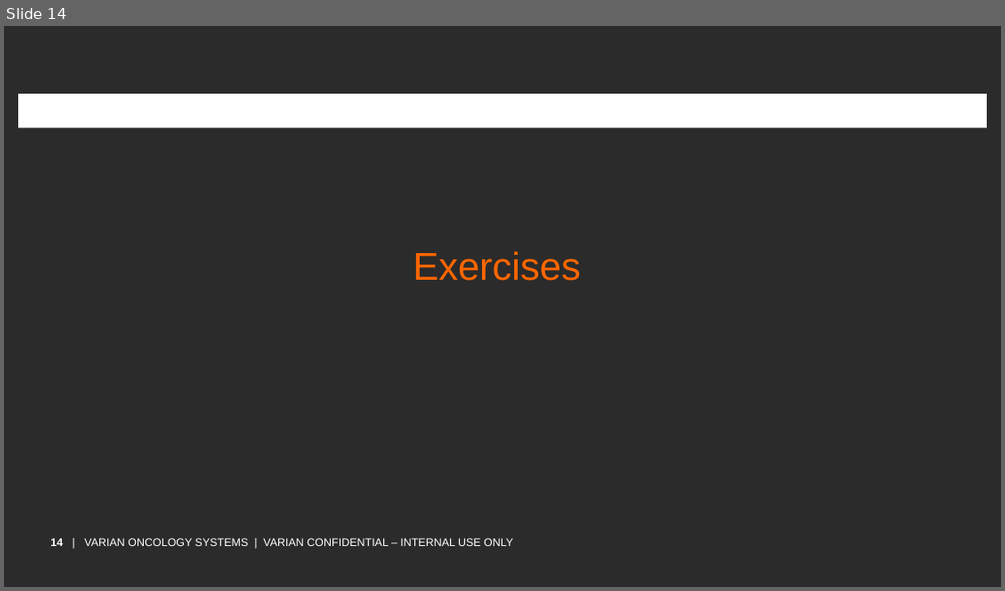
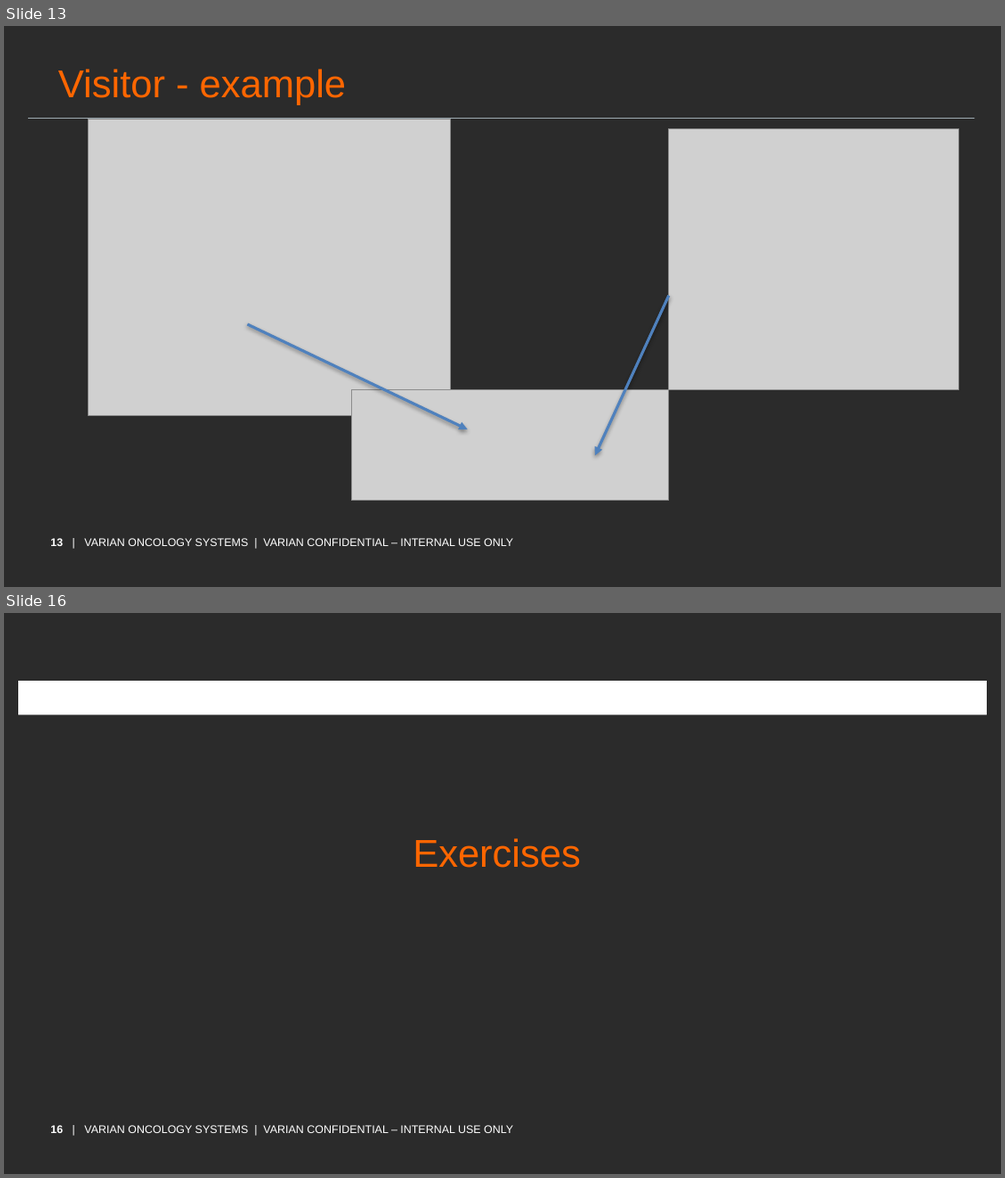
Before and after one commit to PlumpMath/DesignPatterns-230, a slide deck: Presentation/Design Patterns Official.pptx. Shown one above the other, each under a label of ours: slide 14 before the commit, slides 13 and 16 after it; the slides between them are not shown. The pictures are 1005x591 and 1005x1178 pixels, drawn with LibreOffice and Linux fonts; fonts in the diff are those of the drawing; grey boxes stand for pictures; background and template pictures are left out; a plain dark background stands for a picture behind light text. Boxes give left, top, right and bottom in pixels: in the first picture for what was removed or moved away, otherwise in the second. Text is boxed around its words. In the diff, an @@ line names an element or a change of style, - is before the commit and + after.

```diff
--- a/Presentation/Design Patterns Official.pptx
+++ b/Presentation/Design Patterns Official.pptx
@@ slide 13 added at <box>4,26,1001,587</box>, background picture (left out); not listed: 1 template element that a slide beside it also shows @@
@@ title added at <box>58,69,346,105</box>, 28 pt, text #FF6600 @@
+Visitor - example
@@ line added from (28, 118) to (974, 118), #9EABB2 0.5 pt @@
@@ picture added at <box>88,119,451,416</box> @@
@@ picture added at <box>669,128,959,390</box> @@
@@ arrow added from (669, 295) to (595, 456), #4F81BD 2 pt @@
@@ arrow added from (247, 324) to (468, 430), #4F81BD 2 pt @@
@@ picture added at <box>352,390,669,500</box> @@
@@ what was slide 14 is now slide 16 @@
@@ text at <box>50,1125,513,1133</box>: text changed @@
-14 | VARIAN ONCOLOGY SYSTEMS | VARIAN CONFIDENTIAL – INTERNAL USE ONLY
+16 | VARIAN ONCOLOGY SYSTEMS | VARIAN CONFIDENTIAL – INTERNAL USE ONLY
```
Also in this commit, not shown: 5 slides changed, 5 other slides added, 4 slides removed, 11 other files.
